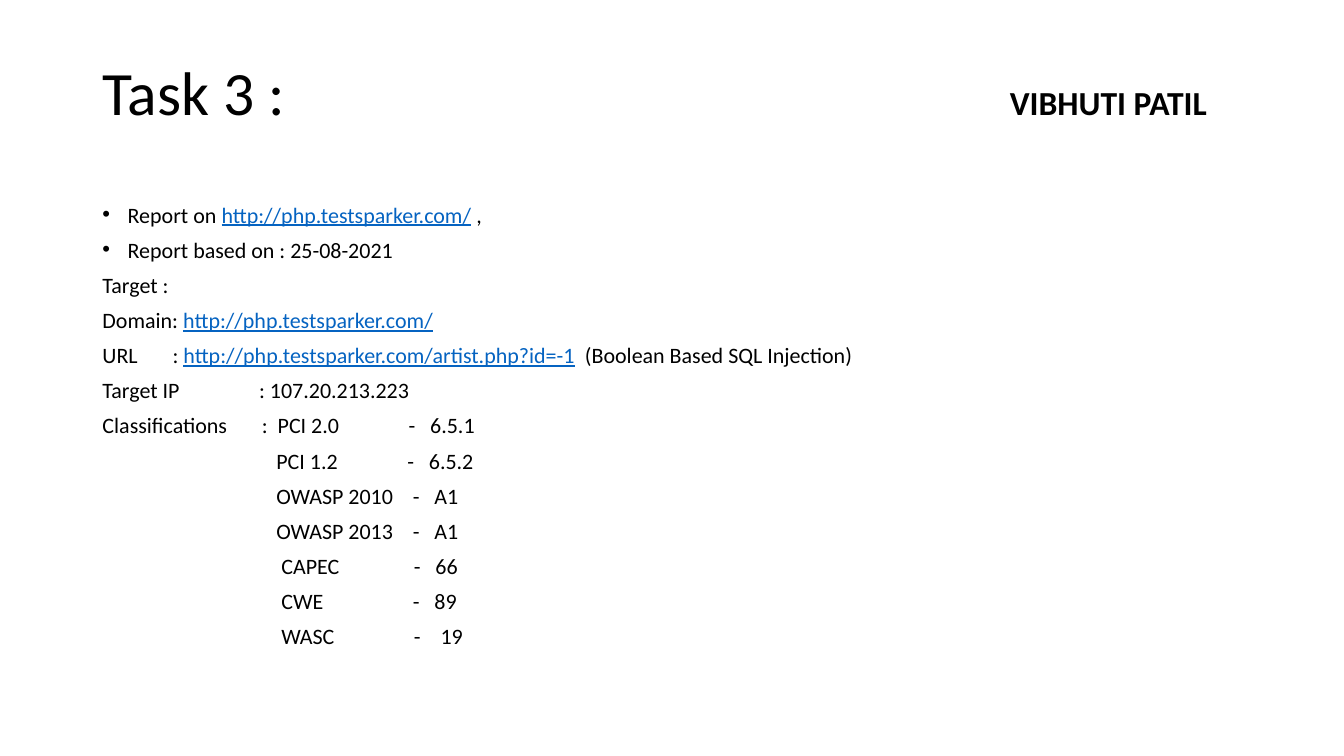
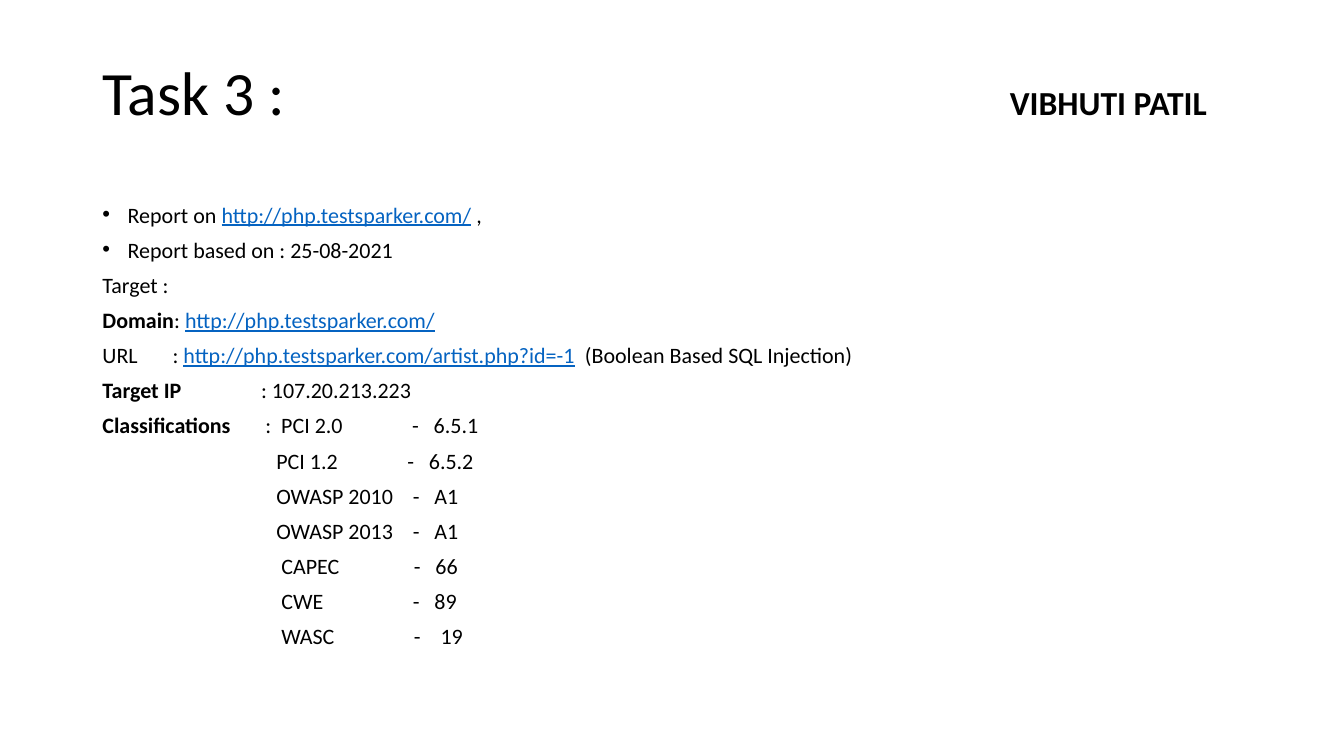
Before and after one commit to v292vib/internship-studio, a slide deck: slide 1 of Task 3 is vib.pptx. Drawn at 1344x756 pixels with LibreOffice and Linux fonts; fonts in the diff are those of the drawing. Boxes give left, top, right and bottom in pixels: in the first picture for what was removed or moved away, otherwise in the second. Text is boxed around its words. In the diff, an @@ line names an element or a change of style, - is before the commit and + after.

```diff
--- a/Task 3 is vib.pptx
+++ b/Task 3 is vib.pptx
@@ text at [102,312,478,433]: bold on in "Domain:", "Target IP", "Classifications" @@
```
Also in this commit, not shown: 2 other slides changed.
